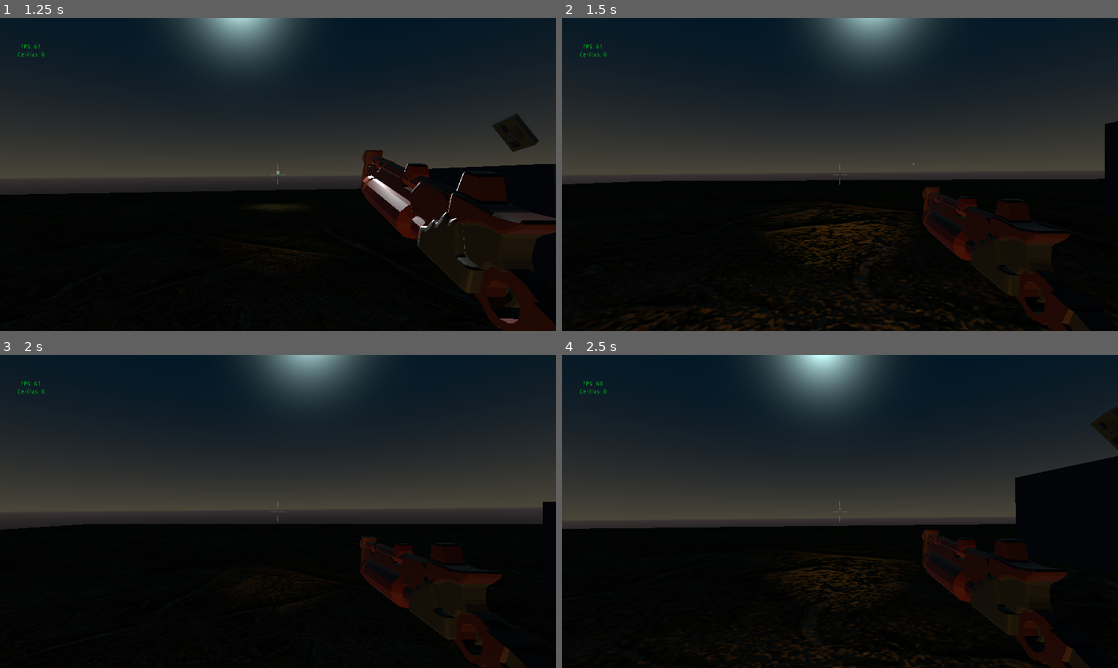
Above: before the commit, frames 1-4 (two rows, left to right).
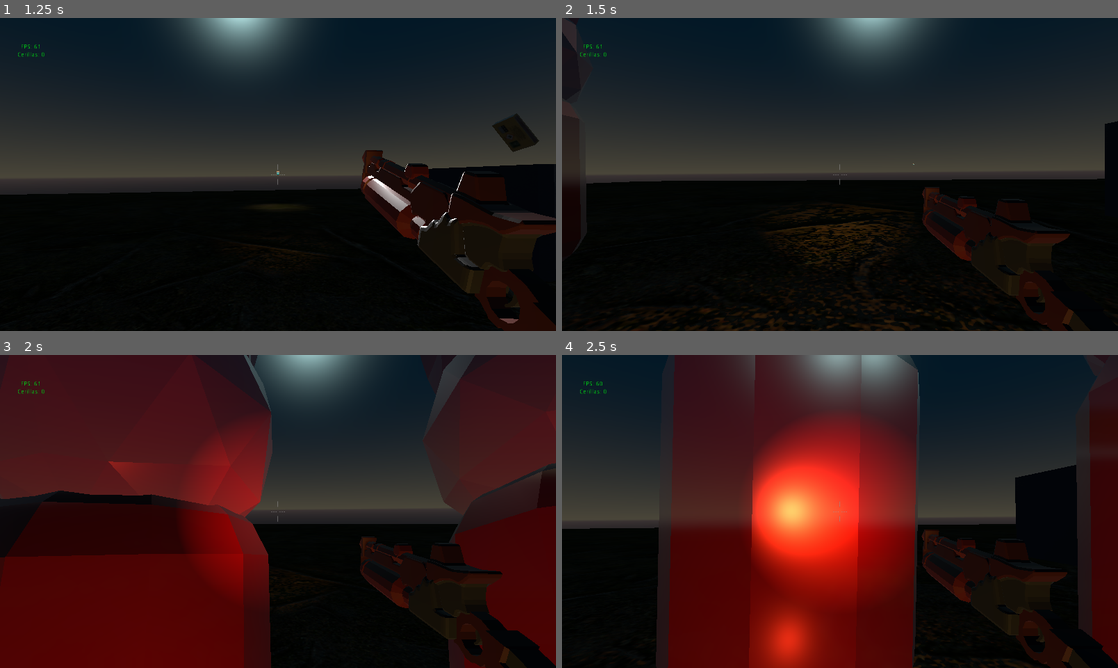
Above: after the commit, the same moments.

Repository: kaalenji/Vergara
Game: Godot game, scene res://scenes/s_main/S_Main.tscn
Two runs of this game, one before a commit and one after it. Both use one fixed random seed, a clock stepped at 60 frames per second and the inputs below.
Inputs (mouse positions are in pixels of both pictures, inside the frame that each line leads up to):
- Up to frame 1 (1.25 s): move the mouse to (305, 174) at 0.52 s; press the mouse at (305, 174) at 0.53 s; hold F (light_up) from 0.53 s (still down); tap Space (move_jump) at 0.77 s
- Up to frame 2 (1.5 s): keep holding F (light_up); move the mouse to (812, 174) at 1.27 s; release the mouse at (812, 174) at 1.28 s; tap Shift (move_sprint) at 1.35 s
- Up to frame 3 (2 s): keep holding F (light_up); tap Space (move_jump) at 1.52 s
- Up to frame 4 (2.5 s): keep holding F (light_up); move the mouse to (851, 505) at 2.02 s; press the mouse at (851, 505) at 2.03 s

Frame 1 is identical in both runs. In frame 2, 0.3% of the frame differs, in the area x 0-5%, y 0-57%; in frame 3, 62%, in the area x 0-100%, y 0-100%; in frame 4, 49%.

Commit message:
Persecución de enemigos
RUN

Diff:
--- a/entities/demonio_pocho/demonio_pocho.gd
+++ b/entities/demonio_pocho/demonio_pocho.gd
@@ -1,19 +1,19 @@
 extends RigidBody
-
 
 # Declare member variables here. Examples:
 # var a = 2
 # var b = "text"
 export (int) var vida = 500
-
+var player
 # Called when the node enters the scene tree for the first time.
 func _ready():
-	pass # Replace with function body.
+	player = get_parent().get_parent().get_node("Player")
+	print(player.name)
 
 func _damaged(var damage):
 	vida -= damage
 	if(vida <= 0):
 		queue_free()
-# Called every frame. 'delta' is the elapsed time since the previous frame.
-#func _process(delta):
+func _process(delta):
+	add_central_force(player.translation - translation)
 #	pass
--- a/scenes/s_main/S_Main.tscn
+++ b/scenes/s_main/S_Main.tscn
@@ -22,63 +22,6 @@
 
 [node name="S_Main" type="Spatial"]
 script = ExtResource( 2 )
-
-[node name="WorldEnvironment" type="WorldEnvironment" parent="."]
-environment = ExtResource( 6 )
-
-[node name="ArenaGeometry" type="Spatial" parent="."]
-
-[node name="Floor1" type="MeshInstance" parent="ArenaGeometry"]
-transform = Transform( 100, 0, 0, 0, -4.37114e-06, -1, 0, 100, -4.37114e-08, 0, -0.5, 0 )
-use_in_baked_light = true
-mesh = SubResource( 1 )
-material/0 = ExtResource( 1 )
-
-[node name="StaticBody" type="StaticBody" parent="ArenaGeometry/Floor1"]
-
-[node name="CollisionShape" type="CollisionShape" parent="ArenaGeometry/Floor1/StaticBody"]
-shape = SubResource( 2 )
-
-[node name="Slope1" type="MeshInstance" parent="ArenaGeometry"]
-transform = Transform( 12, 0, 0, 0, 3.74016, -0.226577, 0, 8.02083, 0.105654, -13.502, 1.017, 0.041 )
-use_in_baked_light = true
-mesh = SubResource( 3 )
-material/0 = ExtResource( 7 )
-
-[node name="StaticBody" type="StaticBody" parent="ArenaGeometry/Slope1"]
-transform = Transform( 1, 0, 0, 0, 1, 9.31323e-10, 0, -9.53674e-07, 1, 0, 0, 0 )
-
-[node name="CollisionShape" type="CollisionShape" parent="ArenaGeometry/Slope1/StaticBody"]
-transform = Transform( 1, 0, 0, 0, 1, 0, 0, -9.53674e-07, 1, 0, 0, 0 )
-shape = SubResource( 2 )
-
-[node name="SlopeWall1" type="MeshInstance" parent="ArenaGeometry"]
-transform = Transform( -1.18125e-06, -2.40367e-07, 0.25, -3.38095, 3.16392, 1.39296e-15, -7.25046, -1.47536, -4.07302e-08, -7.63, -0.353, 1.08 )
-use_in_baked_light = true
-mesh = SubResource( 3 )
-material/0 = ExtResource( 7 )
-
-[node name="BigCube1" type="MeshInstance" parent="ArenaGeometry"]
-transform = Transform( -1.74846e-07, 12, -1.31134e-07, 0, -5.24537e-07, -3, -4, -5.24537e-07, 5.73206e-15, -13.5, 1.5, 6 )
-use_in_baked_light = true
-mesh = SubResource( 3 )
-material/0 = ExtResource( 7 )
-
-[node name="StaticBody" type="StaticBody" parent="ArenaGeometry/BigCube1"]
-
-[node name="CollisionShape" type="CollisionShape" parent="ArenaGeometry/BigCube1/StaticBody"]
-shape = SubResource( 2 )
-
-[node name="BigCube2" type="MeshInstance" parent="ArenaGeometry"]
-transform = Transform( -1.74846e-07, 12, -1.31134e-07, 0, -5.24537e-07, -3, -4, -5.24537e-07, 5.73206e-15, 13.5, 1.5, -7.44552 )
-use_in_baked_light = true
-mesh = SubResource( 3 )
-material/0 = ExtResource( 7 )
-
-[node name="StaticBody" type="StaticBody" parent="ArenaGeometry/BigCube2"]
-
-[node name="CollisionShape" type="CollisionShape" parent="ArenaGeometry/BigCube2/StaticBody"]
-shape = SubResource( 2 )
 
 [node name="Player" parent="." instance=ExtResource( 3 )]
 transform = Transform( 1, 0, 0, 0, 1, 0, 0, 0, 1, 0, 2.5, 0 )
@@ -92,6 +35,80 @@
 fly_speed = 8
 fly_accel = 5
 
+[node name="ArenaGeometry" type="Spatial" parent="."]
+
+[node name="Floor1" type="MeshInstance" parent="ArenaGeometry"]
+transform = Transform( 100, 0, 0, 0, -4.37114e-06, -1, 0, 100, -4.37114e-08, 0, -0.5, 0 )
+use_in_baked_light = true
+mesh = SubResource( 1 )
+material/0 = ExtResource( 1 )
+
+[node name="StaticBody" type="StaticBody" parent="ArenaGeometry/Floor1"]
+
+[node name="CollisionShape" type="CollisionShape" parent="ArenaGeometry/Floor1/StaticBody"]
+shape = SubResource( 2 )
+
+[node name="Slope1" type="MeshInstance" parent="ArenaGeometry"]
+transform = Transform( 12, 0, 0, 0, 3.74016, -0.226577, 0, 8.02083, 0.105654, -13.502, 1.017, 0.041 )
+use_in_baked_light = true
+mesh = SubResource( 3 )
+material/0 = ExtResource( 7 )
+
+[node name="StaticBody" type="StaticBody" parent="ArenaGeometry/Slope1"]
+transform = Transform( 1, 0, 0, 0, 1, 9.31323e-10, 0, -9.53674e-07, 1, 0, 0, 0 )
+
+[node name="CollisionShape" type="CollisionShape" parent="ArenaGeometry/Slope1/StaticBody"]
+transform = Transform( 1, 0, 0, 0, 1, 0, 0, -9.53674e-07, 1, 0, 0, 0 )
+shape = SubResource( 2 )
+
+[node name="SlopeWall1" type="MeshInstance" parent="ArenaGeometry"]
+transform = Transform( -1.18125e-06, -2.40367e-07, 0.25, -3.38095, 3.16392, 1.39296e-15, -7.25046, -1.47536, -4.07302e-08, -7.63, -0.353, 1.08 )
+use_in_baked_light = true
+mesh = SubResource( 3 )
+material/0 = ExtResource( 7 )
+
+[node name="BigCube1" type="MeshInstance" parent="ArenaGeometry"]
+transform = Transform( -1.74846e-07, 12, -1.31134e-07, 0, -5.24537e-07, -3, -4, -5.24537e-07, 5.73206e-15, -13.5, 1.5, 6 )
+use_in_baked_light = true
+mesh = SubResource( 3 )
+material/0 = ExtResource( 7 )
+
+[node name="StaticBody" type="StaticBody" parent="ArenaGeometry/BigCube1"]
+
+[node name="CollisionShape" type="CollisionShape" parent="ArenaGeometry/BigCube1/StaticBody"]
+shape = SubResource( 2 )
+
+[node name="BigCube2" type="MeshInstance" parent="ArenaGeometry"]
+transform = Transform( -1.74846e-07, 12, -1.31134e-07, 0, -5.24537e-07, -3, -4, -5.24537e-07, 5.73206e-15, 13.5, 1.5, -7.44552 )
+use_in_baked_light = true
+mesh = SubResource( 3 )
+material/0 = ExtResource( 7 )
+
+[node name="StaticBody" type="StaticBody" parent="ArenaGeometry/BigCube2"]
+
+[node name="CollisionShape" type="CollisionShape" parent="ArenaGeometry/BigCube2/StaticBody"]
+shape = SubResource( 2 )
+
+[node name="WorldEnvironment" type="WorldEnvironment" parent="."]
+environment = ExtResource( 6 )
+
+[node name="demonios" type="Spatial" parent="."]
+
+[node name="demonio_pocho" parent="demonios" instance=ExtResource( 10 )]
+transform = Transform( 1, 0, 0, 0, 1, 0, 0, 0, 1, -13, 0.1, -7 )
+
+[node name="demonio_pocho2" parent="demonios" instance=ExtResource( 10 )]
+transform = Transform( 1, 0, 0, 0, 1, 0, 0, 0, 1, -17, 3.1, 6 )
+
+[node name="demonio_pocho3" parent="demonios" instance=ExtResource( 10 )]
+transform = Transform( 1, 0, 0, 0, 1, 0, 0, 0, 1, 17, 3.1, -7 )
+
+[node name="demonio_pocho4" parent="demonios" instance=ExtResource( 10 )]
+transform = Transform( 1, 0, 0, 0, 1, 0, 0, 0, 1, 47, 0.1, 46 )
+
+[node name="demonio_pocho5" parent="demonios" instance=ExtResource( 10 )]
+transform = Transform( 1, 0, 0, 0, 1, 0, 0, 0, 1, -46, 0.1, 46 )
+
 [node name="sakerhets" type="Spatial" parent="."]
 
 [node name="sakerhets" parent="sakerhets" instance=ExtResource( 8 )]
@@ -120,23 +137,6 @@
 
 [node name="sakerhets3" parent="sakerhets" instance=ExtResource( 8 )]
 transform = Transform( -4.37114e-08, 0, 1, 0, 1, 0, -1, 0, -4.37114e-08, 9.31189, 3, -7.49454 )
-
-[node name="demonios" type="Spatial" parent="."]
-
-[node name="demonio_pocho" parent="demonios" instance=ExtResource( 10 )]
-transform = Transform( 1, 0, 0, 0, 1, 0, 0, 0, 1, -13, 0.1, -7 )
-
-[node name="demonio_pocho2" parent="demonios" instance=ExtResource( 10 )]
-transform = Transform( 1, 0, 0, 0, 1, 0, 0, 0, 1, -17, 3.1, 6 )
-
-[node name="demonio_pocho3" parent="demonios" instance=ExtResource( 10 )]
-transform = Transform( 1, 0, 0, 0, 1, 0, 0, 0, 1, 17, 3.1, -7 )
-
-[node name="demonio_pocho4" parent="demonios" instance=ExtResource( 10 )]
-transform = Transform( 1, 0, 0, 0, 1, 0, 0, 0, 1, 47, 0.1, 46 )
-
-[node name="demonio_pocho5" parent="demonios" instance=ExtResource( 10 )]
-transform = Transform( 1, 0, 0, 0, 1, 0, 0, 0, 1, -46, 0.1, 46 )
 
 [node name="Ladder" parent="." instance=ExtResource( 4 )]
 transform = Transform( -4.37114e-08, 0, 7, 0, 1.51, 0, -1, 0, -3.0598e-07, 13.25, 1.5, -5.25 )
Not shown, added: logs/godot.log
Not shown, added: logs/godot_2021-03-23_23-06-33.log
